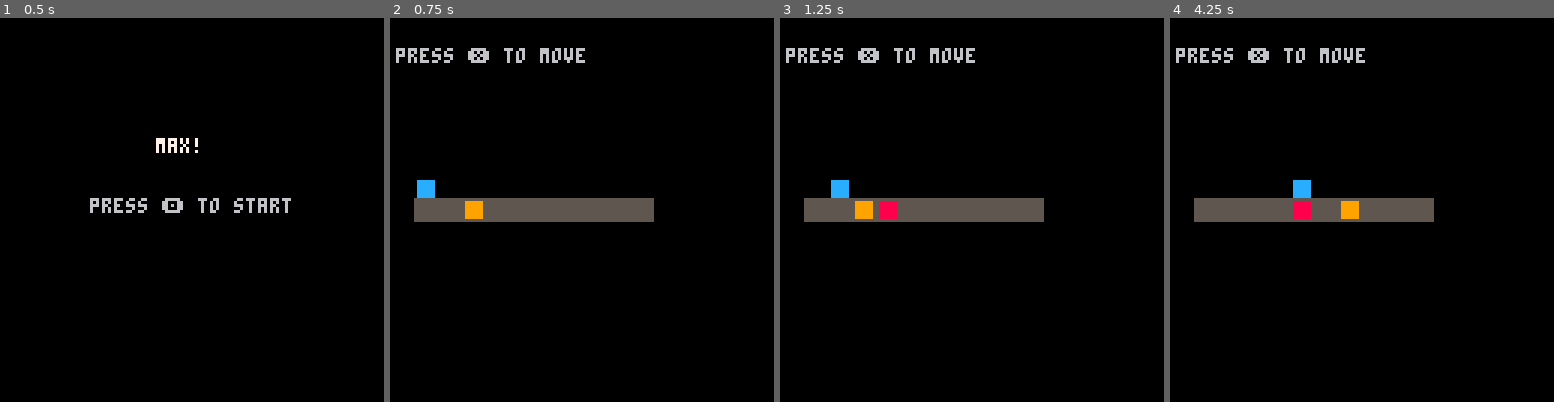
Above: before the commit, frames 1-4 (left to right).
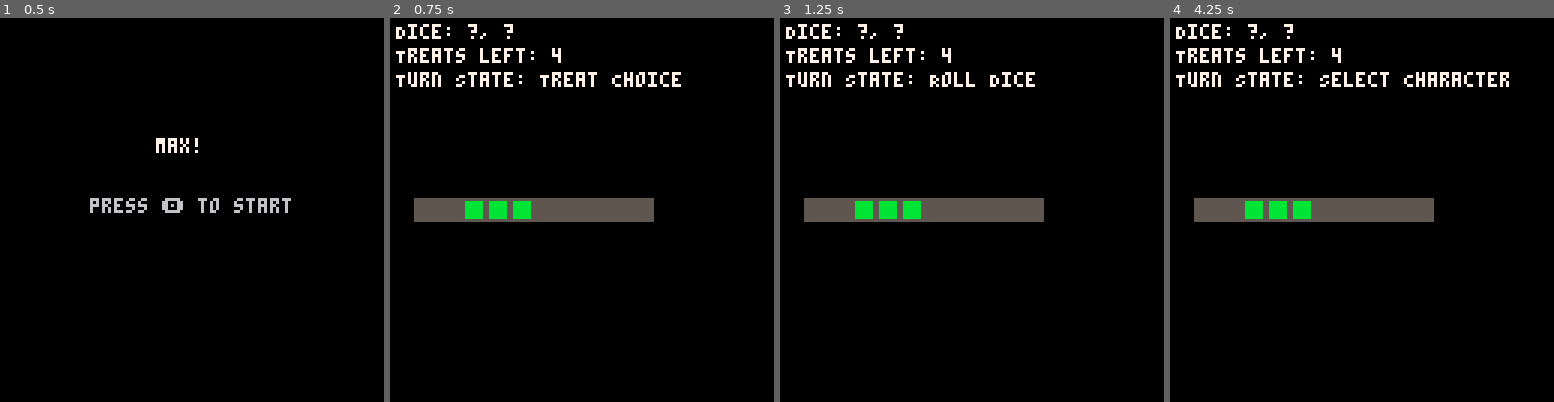
Above: after the commit, the same moments.

Repository: marijnio/pico-max-port
Game: PICO-8 cartridge max.p8
Two runs of this game, one before a commit and one after it. Both use one fixed random seed, a clock stepped at 60 frames per second and the inputs below.
Inputs:
- Up to frame 1 (0.5 s): tap X (X key) at 0.33 s
- Up to frame 2 (0.75 s): tap O (Z key) at 0.7 s
- Up to frame 3 (1.25 s): tap X (X key) at 1.07 s
- Up to frame 4 (4.25 s): hold Right 1.6-2.1 s; tap O (Z key) every 0.4 s from 1.7 to 4.1 s; tap X (X key) at 1.85, 2.97, 4.08 s; hold Right 2.47-3.03 s; hold Left 3.08-3.58 s; hold Right from 4.02 s (still down)

Frame 1 is identical in both runs. In frame 2, 3.4% of the frame differs, in the area x 1-76%, y 1-53%; in frame 3, 3.2%; in frame 4, 3.8%, in the area x 1-89%, y 1-53%.

Commit message:
Updates the engine (unfinished)

Diff:
--- a/character.lua
+++ b/character.lua
@@ -1,14 +1,13 @@
 -- player.lua
 
-function init_character()
-    -- example animal and Max setup
-    animals = {
-        {name="Bunny", pos=3, color=8},
-        {name="Fox", pos=3, color=9},
-    }
-
-    -- Max character
-    max = {pos=1, color=12}
+function make_char(name, start_pos, is_critter)
+  return {
+    name = name,
+    pos = start_pos,       -- current board index
+    start_pos = start_pos, -- for resets
+    caught = false,
+    is_critter = is_critter
+  }
 end
 
 -- move a character forward n steps
--- a/end.lua
+++ b/end.lua
@@ -3,7 +3,7 @@
 function update_end()
     if btnp(4) then
         init_game()
-        game_state = STATE_TITLE
+        state = STATE_TITLE
     end
 end
 
--- a/game.lua
+++ b/game.lua
@@ -1,54 +1,262 @@
-current_roll = nil
-chosen_critter = nil
+-- turn sub-states
+TURN_TREAT_CHOICE = 0
+TURN_ROLL_DICE = 1
+TURN_SELECT_CHAR = 2
+TURN_MOVE_CHAR = 3
+TURN_CHECK_CAUGHT = 4
+TURN_END = 5
+
+game = {
+    state = STATE_TITLE,
+    turn_state = TURN_TREAT_CHOICE,
+    treats_left = 4,
+    dice = {
+        {result=nil}, -- die 1
+        {result=nil}  -- die 2
+    },
+    green_moves = 0,
+    black_moves = 0,
+    active_char = nil,
+    chars = {}
+}
+
+DICE_SIDES = {"black", "green"}
+
+debug = nil
 
 function init_game()
-    player_turn = 1
-    max_position = 0
-    init_character()
-    init_board()
+  player_turn = 1
+  max_position = 0
+  add(game.chars, make_char("max", 0, false))
+  add(game.chars, make_char("mouse", 3, true))
+  add(game.chars, make_char("bird", 4, true))
+  add(game.chars, make_char("squirrel", 5, true))
+  init_board()
+
+  game.selected_index = 1
 end
 
 -- update_game: handle turn-based movement
 function update_game()
-    -- press ❎ to roll spinner
-    if btnp(5) then
-        local steps = roll_spinner()
-        -- for now, move only the first animal
-        move_character(animals[player_turn], steps)
-
-        -- move Max one step as a placeholder
-        move_character(max, 1)
-
-        -- next player's turn
-        player_turn = player_turn + 1
-        if player_turn > #animals then
-            player_turn = 1
-        end
-
-        -- simple win condition: Max reaches end
-        if max.pos >= BOARD_SIZE then
-            game_state = STATE_END
-        end
-    end
+  if game.turn_state == TURN_TREAT_CHOICE then
+    update_treat_choice()
+  elseif game.turn_state == TURN_ROLL_DICE then
+    update_roll_dice()
+  elseif game.turn_state == TURN_SELECT_CHAR then
+    update_select_char()
+  elseif game.turn_state == TURN_MOVE_CHAR then
+    update_move_char()
+  elseif game.turn_state == TURN_CHECK_CAUGHT then
+    update_check_caught()
+  elseif game.turn_state == TURN_END then
+    update_turn_end()
+  end
+end
+
+
+function update_treat_choice()
+  if btnp(4) and game.treats_left > 0 then -- ❎ to use treat
+    use_treat()
+    game.turn_state = TURN_ROLL_DICE
+  elseif btnp(5) then -- 🅾️ skip
+    game.turn_state = TURN_ROLL_DICE
+  end
+end
+
+function update_roll_dice()
+  if btnp(4) then
+    roll_dice()
+    game.turn_state = TURN_SELECT_CHAR
+  end
+end
+
+function roll_dice()
+  for d in all(game.dice) do
+    d.result = DICE_SIDES[flr(rnd(2)) + 1]
+  end
+
+  -- after rolling, tally up the results
+  game.black_moves = 0
+  game.green_moves = 0
+
+  for d in all(game.dice) do
+    if d.result == "black" then
+      game.black_moves += 1
+    else
+      game.green_moves += 1
+    end
+  end
+
+  -- total moves this turn
+  game.moves_left = game.black_moves + game.green_moves
+end
+
+function update_select_char()
+  -- move selection cursor left/right
+  if btnp(0) then next_valid_char(-1) end  -- ⬅️
+  if btnp(1) then next_valid_char(1) end   -- ➡️
+
+  local selected = game.chars[game.selected_index]
+
+  -- choose character if it can move
+  if btnp(4) and can_char_move(selected) then -- ❎
+    game.active_char = selected.name
+    game.turn_state = TURN_MOVE_CHAR
+  end
+end
+
+function update_move_char()
+  move_character(game.active_char)
+
+  -- reduce moves for the correct die color
+  local c = get_char(game.active_char)
+  if c.is_critter then
+    game.green_moves -= 1
+  else
+    game.black_moves -= 1
+  end
+
+  -- total remaining moves
+  game.moves_left = game.black_moves + game.green_moves
+
+  -- check if turn should end
+  if game.moves_left <= 0 then
+    game.turn_state = TURN_CHECK_CAUGHT
+  else
+    game.turn_state = TURN_SELECT_CHAR
+  end
+end
+
+function update_check_caught()
+  if any_critter_caught() then
+    remove_caught_critters()
+  end
+
+  game.turn_state = TURN_END
+end
+
+function update_turn_end()
+  -- maybe delay or animate here
+  next_player_turn()
+  game.turn_state = TURN_TREAT_CHOICE
+end
+
+function next_player_turn()
+  -- reset dice results and move counters
+  for d in all(game.dice) do
+    d.result = nil
+  end
+  game.black_moves = 0
+  game.green_moves = 0
+  game.moves_left = 0
+  game.active_char = nil
+  game.selected_index = 1
+end
+
+function use_treat()
+  game.treats_left -= 1
+  reset_max_position()
+end
+
+function get_char(name)
+  for c in all(game.chars) do
+    if c.name == name then return c end
+  end
+end
+
+function reset_max_position()
+  local max = get_char("max")
+  max.x, max.y = max.start_x, max.start_y
+end
+
+function move_character(name)
+  local c = get_char(name)
+  if c.caught then return end
+
+  c.pos += 1 -- move one space forward
+  if c.pos > BOARD_SIZE then
+    c.pos = BOARD_SIZE -- or wrap around, depending on rules
+  end
+end
+
+function any_critter_caught()
+  local max = get_char("max")
+  for c in all(game.chars) do
+    if c.is_critter and not c.caught and c.x == max.x and c.y == max.y then
+      return true
+    end
+  end
+  return false
+end
+
+function remove_caught_critters()
+  local max = get_char("max")
+  for c in all(game.chars) do
+    if c.is_critter and not c.caught and c.x == max.x and c.y == max.y then
+      c.caught = true
+    end
+  end
+end
+
+function next_valid_char(dir)
+  local total = #game.chars
+  for i=1,total do
+    game.selected_index = ((game.selected_index - 1 + dir) % total) + 1
+    local c = game.chars[game.selected_index]
+    if can_char_move(c) then return end
+  end
+end
+
+function can_char_move(c)
+  if c.caught then return false end
+  if c.is_critter and game.green_moves <= 0 then return false end
+  if not c.is_critter and game.black_moves <= 0 then return false end
+  return true
 end
 
 -- draw_game: draw the board and pieces
 function draw_game()
-    cls()
-    -- draw board tiles
-    for i=1,BOARD_SIZE do
-        rectfill(board[i].x, board[i].y, board[i].x+7, board[i].y+7, 5)
-    end
-
-    -- draw animals
-    for i,a in ipairs(animals) do
-        rectfill(board[a.pos].x+1, board[a.pos].y+1, board[a.pos].x+6, board[a.pos].y+6, a.color)
-    end
-
-    -- draw Max
-    rectfill(board[max.pos].x+1, board[max.pos].y-6, board[max.pos].x+6, board[max.pos].y-1, max.color)
-
-    -- draw current turn info
-    -- print("Turn: "..animals[player_turn].name, 2, 2, 7)
-    print("press ❎ to move", 2, 10, 6)
-end
+  cls()
+  -- draw board tiles
+  for i=1,BOARD_SIZE do
+      rectfill(board[i].x, board[i].y, board[i].x+7, board[i].y+7, 5)
+  end
+
+    -- draw characters
+  for i, c in ipairs(game.chars) do
+    if c.pos ~= nil and c.pos >= 1 and c.pos <= #board and board[c.pos] then
+      local cell = board[c.pos]
+      local col = c.is_critter and 11 or 8
+      rectfill(cell.x+1, cell.y+1, cell.x+6, cell.y+6, col)
+      if i == game.selected_index then
+        rect(cell.x, cell.y, cell.x+7, cell.y+7, 7)
+      end
+    end
+  end
+
+  -- display dice results
+  if game.dice then
+      local dice_text = "Dice: "
+      for i, d in ipairs(game.dice) do
+          dice_text = dice_text .. (d.result or "?")
+          if i < #game.dice then dice_text = dice_text .. ", " end
+      end
+      print(dice_text, 2, 2, 7)
+  end
+
+  -- display treats left
+  print("Treats left: "..game.treats_left, 2, 10, 7)
+
+  -- display current turn state
+  local turn_states = {
+      [TURN_TREAT_CHOICE] = "Treat Choice",
+      [TURN_ROLL_DICE] = "Roll Dice",
+      [TURN_SELECT_CHAR] = "Select Character",
+      [TURN_MOVE_CHAR] = "Move Character",
+      [TURN_CHECK_CAUGHT] = "Check Caught",
+      [TURN_END] = "Turn End"
+  }
+  print("Turn State: "..(turn_states[game.turn_state] or "Unknown"), 2, 18, 7)
+
+  -- print(debug, 2, 120, 6)
+end
--- a/main.lua
+++ b/main.lua
@@ -2,25 +2,25 @@
 STATE_GAME = 1
 STATE_END = 2
 
-game_state = STATE_TITLE
+state = STATE_TITLE
 
 function update_state()
-    if game_state == STATE_TITLE then
+    if state == STATE_TITLE then
         update_title()
-    elseif game_state == STATE_GAME then
+    elseif state == STATE_GAME then
         update_game()
-    elseif game_state == STATE_END then
+    elseif state == STATE_END then
         update_end()
     end
 end
 
 function draw_state()
     cls()
-    if game_state == STATE_TITLE then
+    if state == STATE_TITLE then
         draw_title()
-    elseif game_state == STATE_GAME then
+    elseif state == STATE_GAME then
         draw_game()
-    elseif game_state == STATE_END then
+    elseif state == STATE_END then
         draw_end()
     end
 end
--- a/output/character_out.lua
+++ b/output/character_out.lua
@@ -1,14 +1,13 @@
 
 
-function init_character()
-
-    animals = {
-        {name="Bunny", pos=3, color=8},
-        {name="Fox", pos=3, color=9},
-    }
-
-
-    max = {pos=1, color=12}
+function make_char(name, start_pos, is_critter)
+  return {
+    name = name,
+    pos = start_pos,
+    start_pos = start_pos,
+    caught = false,
+    is_critter = is_critter
+  }
 end
 
 
--- a/output/end_out.lua
+++ b/output/end_out.lua
@@ -3,7 +3,7 @@
 function update_end()
     if btnp(4) then
         init_game()
-        game_state = STATE_TITLE
+        state = STATE_TITLE
     end
 end
 
--- a/output/game_out.lua
+++ b/output/game_out.lua
@@ -1,51 +1,262 @@
+
+TURN_TREAT_CHOICE = 0
+TURN_ROLL_DICE = 1
+TURN_SELECT_CHAR = 2
+TURN_MOVE_CHAR = 3
+TURN_CHECK_CAUGHT = 4
+TURN_END = 5
+
+game = {
+    state = STATE_TITLE,
+    turn_state = TURN_TREAT_CHOICE,
+    treats_left = 4,
+    dice = {
+        {result=nil},
+        {result=nil}
+    },
+    green_moves = 0,
+    black_moves = 0,
+    active_char = nil,
+    chars = {}
+}
+
+DICE_SIDES = {"black", "green"}
+
+debug = nil
+
 function init_game()
-    player_turn = 1
-    max_position = 0
-    init_character()
-    init_board()
+  player_turn = 1
+  max_position = 0
+  add(game.chars, make_char("max", 0, false))
+  add(game.chars, make_char("mouse", 3, true))
+  add(game.chars, make_char("bird", 4, true))
+  add(game.chars, make_char("squirrel", 5, true))
+  init_board()
+
+  game.selected_index = 1
 end
 
 
 function update_game()
-
-    if btnp(5) then
-        local steps = roll_spinner()
-
-        move_character(animals[player_turn], steps)
-
-
-        move_character(max, 1)
-
-
-        player_turn = player_turn + 1
-        if player_turn > #animals then
-            player_turn = 1
-        end
-
-
-        if max.pos >= BOARD_SIZE then
-            game_state = STATE_END
-        end
-    end
+  if game.turn_state == TURN_TREAT_CHOICE then
+    update_treat_choice()
+  elseif game.turn_state == TURN_ROLL_DICE then
+    update_roll_dice()
+  elseif game.turn_state == TURN_SELECT_CHAR then
+    update_select_char()
+  elseif game.turn_state == TURN_MOVE_CHAR then
+    update_move_char()
+  elseif game.turn_state == TURN_CHECK_CAUGHT then
+    update_check_caught()
+  elseif game.turn_state == TURN_END then
+    update_turn_end()
+  end
+end
+
+
+function update_treat_choice()
+  if btnp(4) and game.treats_left > 0 then
+    use_treat()
+    game.turn_state = TURN_ROLL_DICE
+  elseif btnp(5) then
+    game.turn_state = TURN_ROLL_DICE
+  end
+end
+
+function update_roll_dice()
+  if btnp(4) then
+    roll_dice()
+    game.turn_state = TURN_SELECT_CHAR
+  end
+end
+
+function roll_dice()
+  for d in all(game.dice) do
+    d.result = DICE_SIDES[flr(rnd(2)) + 1]
+  end
+
+
+  game.black_moves = 0
+  game.green_moves = 0
+
+  for d in all(game.dice) do
+    if d.result == "black" then
+      game.black_moves += 1
+    else
+      game.green_moves += 1
+    end
+  end
+
+
+  game.moves_left = game.black_moves + game.green_moves
+end
+
+function update_select_char()
+
+  if btnp(0) then next_valid_char(-1) end
+  if btnp(1) then next_valid_char(1) end
+
+  local selected = game.chars[game.selected_index]
+
+
+  if btnp(4) and can_char_move(selected) then
+    game.active_char = selected.name
+    game.turn_state = TURN_MOVE_CHAR
+  end
+end
+
+function update_move_char()
+  move_character(game.active_char)
+
+
+  local c = get_char(game.active_char)
+  if c.is_critter then
+    game.green_moves -= 1
+  else
+    game.black_moves -= 1
+  end
+
+
+  game.moves_left = game.black_moves + game.green_moves
+
+
+  if game.moves_left <= 0 then
+    game.turn_state = TURN_CHECK_CAUGHT
+  else
+    game.turn_state = TURN_SELECT_CHAR
+  end
+end
+
+function update_check_caught()
+  if any_critter_caught() then
+    remove_caught_critters()
+  end
+
+  game.turn_state = TURN_END
+end
+
+function update_turn_end()
+
+  next_player_turn()
+  game.turn_state = TURN_TREAT_CHOICE
+end
+
+function next_player_turn()
+
+  for d in all(game.dice) do
+    d.result = nil
+  end
+  game.black_moves = 0
+  game.green_moves = 0
+  game.moves_left = 0
+  game.active_char = nil
+  game.selected_index = 1
+end
+
+function use_treat()
+  game.treats_left -= 1
+  reset_max_position()
+end
+
+function get_char(name)
+  for c in all(game.chars) do
+    if c.name == name then return c end
+  end
+end
+
+function reset_max_position()
+  local max = get_char("max")
+  max.x, max.y = max.start_x, max.start_y
+end
+
+function move_character(name)
+  local c = get_char(name)
+  if c.caught then return end
+
+  c.pos += 1
+  if c.pos > BOARD_SIZE then
+    c.pos = BOARD_SIZE
+  end
+end
+
+function any_critter_caught()
+  local max = get_char("max")
+  for c in all(game.chars) do
+    if c.is_critter and not c.caught and c.x == max.x and c.y == max.y then
+      return true
+    end
+  end
+  return false
+end
+
+function remove_caught_critters()
+  local max = get_char("max")
+  for c in all(game.chars) do
+    if c.is_critter and not c.caught and c.x == max.x and c.y == max.y then
+      c.caught = true
+    end
+  end
+end
+
+function next_valid_char(dir)
+  local total = #game.chars
+  for i=1,total do
+    game.selected_index = ((game.selected_index - 1 + dir) % total) + 1
+    local c = game.chars[game.selected_index]
+    if can_char_move(c) then return end
+  end
+end
+
+function can_char_move(c)
+  if c.caught then return false end
+  if c.is_critter and game.green_moves <= 0 then return false end
+  if not c.is_critter and game.black_moves <= 0 then return false end
+  return true
 end
 
 
 function draw_game()
-    cls()
-
-    for i=1,BOARD_SIZE do
-        rectfill(board[i].x, board[i].y, board[i].x+7, board[i].y+7, 5)
-    end
-
-
-    for i,a in ipairs(animals) do
-        rectfill(board[a.pos].x+1, board[a.pos].y+1, board[a.pos].x+6, board[a.pos].y+6, a.color)
-    end
-
-
-    rectfill(board[max.pos].x+1, board[max.pos].y-6, board[max.pos].x+6, board[max.pos].y-1, max.color)
-
-
-
-    print("press ❎ to move", 2, 10, 6)
-end
+  cls()
+
+  for i=1,BOARD_SIZE do
+      rectfill(board[i].x, board[i].y, board[i].x+7, board[i].y+7, 5)
+  end
+
+
+  for i, c in ipairs(game.chars) do
+    if c.pos ~= nil and c.pos >= 1 and c.pos <= #board and board[c.pos] then
+      local cell = board[c.pos]
+      local col = c.is_critter and 11 or 8
+      rectfill(cell.x+1, cell.y+1, cell.x+6, cell.y+6, col)
+      if i == game.selected_index then
+        rect(cell.x, cell.y, cell.x+7, cell.y+7, 7)
+      end
+    end
+  end
+
+
+  if game.dice then
+      local dice_text = "Dice: "
+      for i, d in ipairs(game.dice) do
+          dice_text = dice_text .. (d.result or "?")
+          if i < #game.dice then dice_text = dice_text .. ", " end
+      end
+      print(dice_text, 2, 2, 7)
+  end
+
+
+  print("Treats left: "..game.treats_left, 2, 10, 7)
+
+
+  local turn_states = {
+      [TURN_TREAT_CHOICE] = "Treat Choice",
+      [TURN_ROLL_DICE] = "Roll Dice",
+      [TURN_SELECT_CHAR] = "Select Character",
+      [TURN_MOVE_CHAR] = "Move Character",
+      [TURN_CHECK_CAUGHT] = "Check Caught",
+      [TURN_END] = "Turn End"
+  }
+  print("Turn State: "..(turn_states[game.turn_state] or "Unknown"), 2, 18, 7)
+
+
+end
--- a/output/main_out.lua
+++ b/output/main_out.lua
@@ -2,25 +2,25 @@
 STATE_GAME = 1
 STATE_END = 2
 
-game_state = STATE_TITLE
+state = STATE_TITLE
 
 function update_state()
-    if game_state == STATE_TITLE then
+    if state == STATE_TITLE then
         update_title()
-    elseif game_state == STATE_GAME then
+    elseif state == STATE_GAME then
         update_game()
-    elseif game_state == STATE_END then
+    elseif state == STATE_END then
         update_end()
     end
 end
 
 function draw_state()
     cls()
-    if game_state == STATE_TITLE then
+    if state == STATE_TITLE then
         draw_title()
-    elseif game_state == STATE_GAME then
+    elseif state == STATE_GAME then
         draw_game()
-    elseif game_state == STATE_END then
+    elseif state == STATE_END then
         draw_end()
     end
 end
--- a/output/spinner_out.lua
+++ b/output/spinner_out.lua
@@ -4,3 +4,17 @@
 function roll_spinner()
     return flr(rnd(2)) + 1
 end
+
+function roll_die()
+    if rnd(1) < 0.5 then
+        return "green"
+    else
+        return "black"
+    end
+end
+
+function roll_dice()
+    local d1 = roll_die()
+    local d2 = roll_die()
+    return d1, d2
+end
--- a/output/title_out.lua
+++ b/output/title_out.lua
@@ -1,6 +1,6 @@
 function update_title()
     if btnp(4) then
-        game_state = STATE_GAME
+        state = STATE_GAME
     end
 end
 
--- a/title.lua
+++ b/title.lua
@@ -1,6 +1,6 @@
 function update_title()
     if btnp(4) then  -- 🅾️
-        game_state = STATE_GAME
+        state = STATE_GAME
     end
 end
 
